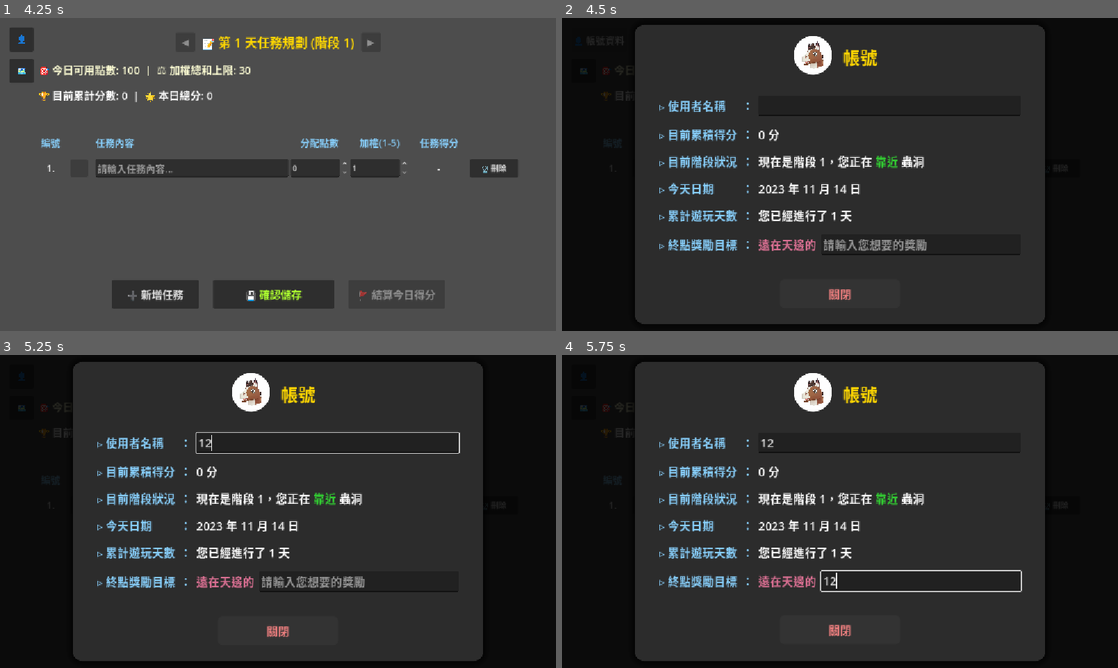
Above: before the commit, frames 1-4 (two rows, left to right).
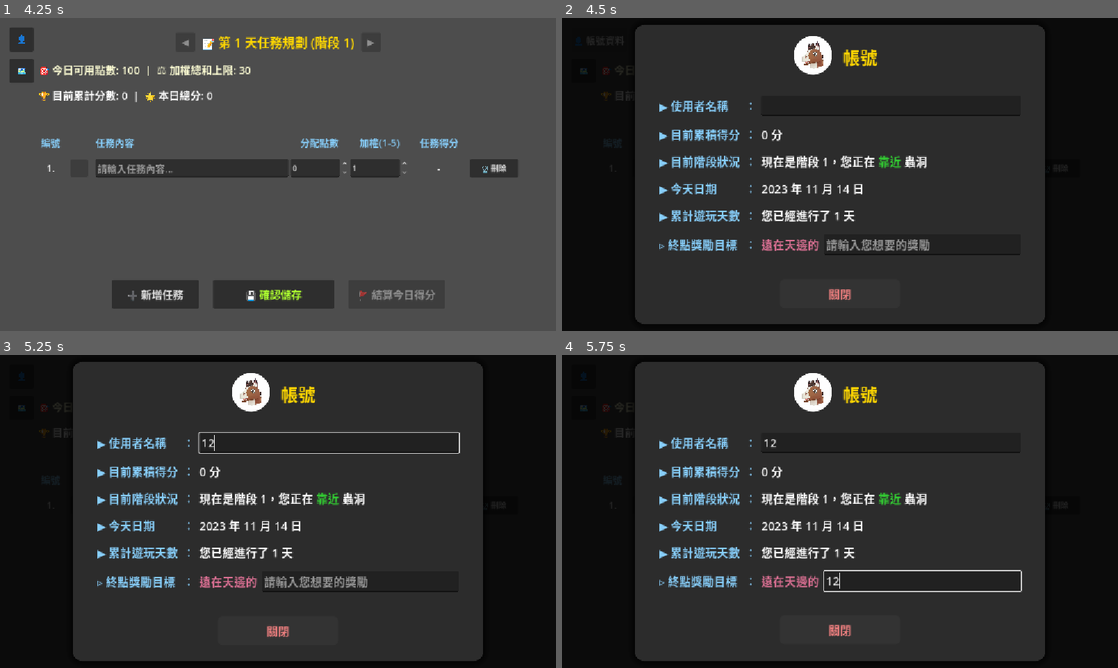
Above: after the commit, the same moments.

Repository: mirloss695/todo-monopoly
Game: Godot game, scene res://main.tscn
Same seed, same stepped clock (60 frames per second), same inputs: the game is played once before the commit and once after it. This scene is started directly instead of the project's main scene.
Inputs (mouse positions are in pixels of both pictures, inside the frame that each line leads up to):
- Up to frame 1 (4.25 s): click (194, 168) at 0.52 s; type "12" at 0.6 s; click "🗑️ 刪除" at 1.25 s; click "➕ 新增任務" at 2 s; click "💾 確認儲存" at 2.75 s; click "OK" at 3.5 s
- Up to frame 2 (4.5 s): click "👤" at 4.25 s
- Up to frame 3 (5.25 s): click (328, 442) at 5.02 s; type "12" at 5.1 s
- Up to frame 4 (5.75 s): click (923, 580) at 5.25 s; type "12" at 5.33 s

Frame 1 is identical in both runs. In frame 2, 4.1% of the frame differs, in the area x 17-67%, y 26-76%; in frame 3, 4.2%, in the area x 17-67%, y 24-76%; in frame 4, 3.9%.

Commit message:
作弊面板新增天數跳躍功能
為方便測試每日流程，在作弊面板（F12）中新增「天數跳躍」功能，取代原本只能設定絕對天數的 SpinBox。
main.gd
新增 cheat_advance_day(delta: int) 公開方法。前進（delta > 0）時逐天呼叫 todo_board.new_day_from_login()，確保任務列重置、actual_day 正確遞增、存檔一併觸發；後退（delta < 0）時直接覆蓋 global_day 與 todo_board.actual_day，僅重整導覽列，不清除任務，適合回顧歷史資料。
cheat_panel.gd
移除 day_spin（SpinBox）與 _on_set_day()，改為「◀ 前一天」和「後一天 ▶」兩顆按鈕，分別呼叫 cheat_advance_day(-1) 與 cheat_advance_day(1)，操作後自動刷新面板狀態顯示。同時移除 _refresh_status() 中對已刪除 day_spin 的參考。

Diff:
--- a/cheat_panel.gd
+++ b/cheat_panel.gd
@@ -125,11 +125,32 @@
 	_add_action_row(vbox, "🌀 跳到階段", stage_spin, "跳階", _on_set_stage)
 
 	# --- 跳天數 ---
-	day_spin = SpinBox.new()
-	day_spin.min_value = 1
-	day_spin.max_value = 999
-	day_spin.value = 1
-	_add_action_row(vbox, "📅 設定天數", day_spin, "套用", _on_set_day)
+	var day_hbox = HBoxContainer.new()
+	day_hbox.add_theme_constant_override("separation", 8)
+
+	var day_lbl = Label.new()
+	day_lbl.text = "📅 天數跳躍"
+	day_lbl.add_theme_font_size_override("font_size", 16)
+	day_lbl.custom_minimum_size = Vector2(140, 0)
+	day_hbox.add_child(day_lbl)
+
+	var prev_day_btn = Button.new()
+	prev_day_btn.text = "◀ 前一天"
+	prev_day_btn.custom_minimum_size = Vector2(100, 34)
+	prev_day_btn.add_theme_font_size_override("font_size", 14)
+	prev_day_btn.mouse_default_cursor_shape = Control.CURSOR_POINTING_HAND
+	prev_day_btn.pressed.connect(_on_prev_day)
+	day_hbox.add_child(prev_day_btn)
+
+	var next_day_btn = Button.new()
+	next_day_btn.text = "後一天 ▶"
+	next_day_btn.custom_minimum_size = Vector2(100, 34)
+	next_day_btn.add_theme_font_size_override("font_size", 14)
+	next_day_btn.mouse_default_cursor_shape = Control.CURSOR_POINTING_HAND
+	next_day_btn.pressed.connect(_on_next_day)
+	day_hbox.add_child(next_day_btn)
+
+	vbox.add_child(day_hbox)
 
 	# --- 面板定位在右上角 ---
 	panel.position = Vector2(get_viewport().get_visible_rect().size.x - 380, 20)
@@ -196,7 +217,6 @@
 	tile_spin.value = map_board.current_tile_index
 	score_spin.value = map_board.total_score
 	stage_spin.value = map_board.current_stage
-	day_spin.value = main_ctrl.global_day
 	dir_btn.text = ("→ 順時針" if map_board.move_direction == 1 else "← 逆時針")
 
 # ==========================================
@@ -240,8 +260,12 @@
 	main_ctrl._sync_all_data()
 	_refresh_status()
 
-func _on_set_day():
+func _on_prev_day():
 	if not main_ctrl: return
-	main_ctrl.global_day = int(day_spin.value)
-	main_ctrl._sync_all_data()
-	_refresh_status()
+	main_ctrl.cheat_advance_day(-1)
+	_refresh_status()
+
+func _on_next_day():
+	if not main_ctrl: return
+	main_ctrl.cheat_advance_day(1)
+	_refresh_status()
--- a/main.gd
+++ b/main.gd
@@ -216,3 +216,18 @@
 	_sync_all_data()
 	todo_board.new_day_from_login()
 	_save_to_save_manager()
+
+	## 作弊面板用：前進或後退指定天數
+
+func cheat_advance_day(delta: int) -> void:
+	if delta > 0:
+		for i in range(delta):
+			global_day += 1
+			todo_board.new_day_from_login()  # 會自行 +1 actual_day 並重置任務列
+	elif delta < 0:
+		global_day = max(1, global_day + delta)
+		todo_board.actual_day = global_day
+		todo_board.current_view_day = global_day
+		todo_board.update_day_navigation()
+	_sync_all_data()
+	_save_to_save_manager()
--- a/user_profile/profile_ui_builder.gd
+++ b/user_profile/profile_ui_builder.gd
@@ -66,29 +66,29 @@
 
 	var name_input = LineEdit.new()
 	name_input.add_theme_font_size_override("font_size", 24)
-	_add_grid_row(grid, "▹ 使用者名稱", name_input)
+	_add_grid_row(grid, "▶ 使用者名稱", name_input)
 	refs["name_input"] = name_input
 
 	var score_label = Label.new()
 	score_label.add_theme_font_size_override("font_size", 24)
-	_add_grid_row(grid, "▹ 目前累積得分", score_label)
+	_add_grid_row(grid, "▶ 目前累積得分", score_label)
 	refs["score_label"] = score_label
 
 	var stage_label = RichTextLabel.new()
 	stage_label.bbcode_enabled = true
 	stage_label.fit_content = true
 	stage_label.add_theme_font_size_override("normal_font_size", 24)
-	_add_grid_row(grid, "▹ 目前階段狀況", stage_label)
+	_add_grid_row(grid, "▶ 目前階段狀況", stage_label)
 	refs["stage_label"] = stage_label
 
 	var date_label = Label.new()
 	date_label.add_theme_font_size_override("font_size", 24)
-	_add_grid_row(grid, "▹ 今天日期", date_label)
+	_add_grid_row(grid, "▶ 今天日期", date_label)
 	refs["date_label"] = date_label
 
 	var days_label = Label.new()
 	days_label.add_theme_font_size_override("font_size", 24)
-	_add_grid_row(grid, "▹ 累計遊玩天數", days_label)
+	_add_grid_row(grid, "▶ 累計遊玩天數", days_label)
 	refs["days_label"] = days_label
 
 	# --- 獎勵目標列 ---
